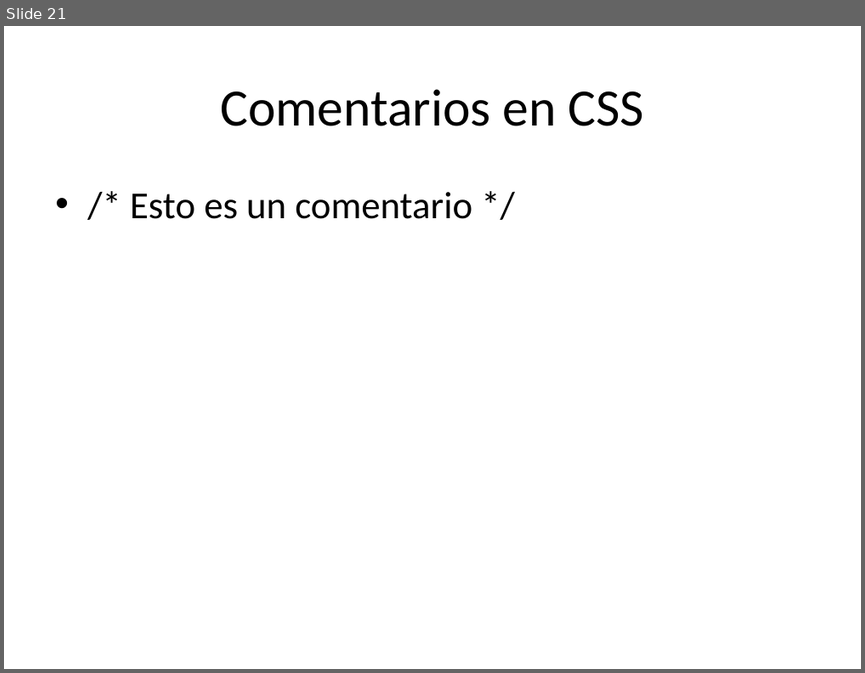
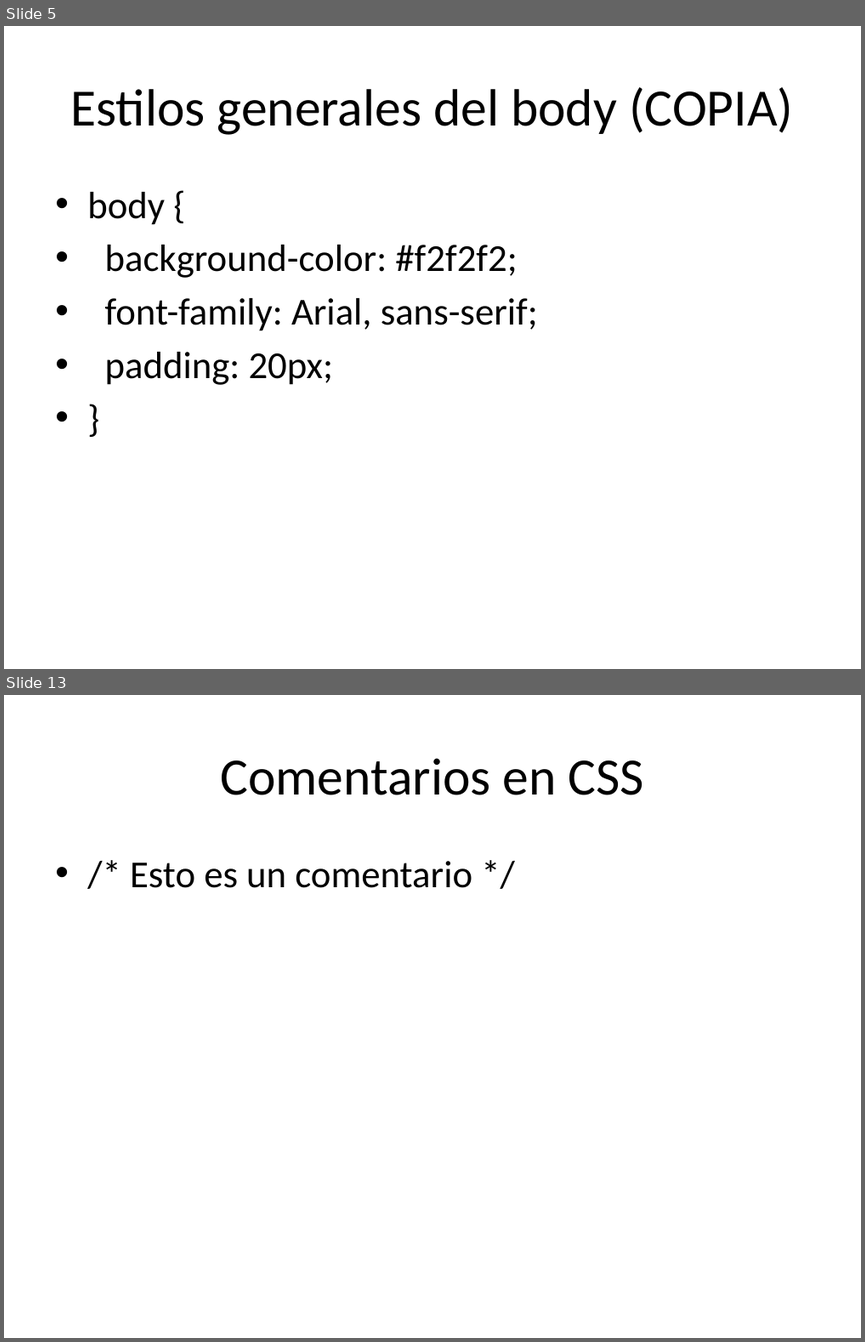
Before and after one commit to santillanlc/ImplementaPaginasWeb, a slide deck: Practica_CSS_Basico28-01-26.pptx. Shown one above the other, each under a label of ours: slide 21 before the commit, slides 5 and 13 after it; the slides between them are not shown. The pictures are 865x673 and 865x1342 pixels, drawn with LibreOffice and Linux fonts; fonts in the diff are those of the drawing. Boxes give left, top, right and bottom in pixels: in the first picture for what was removed or moved away, otherwise in the second. Text is boxed around its words. In the diff, an @@ line names an element or a change of style, - is before the commit and + after.

```diff
--- a/Practica_CSS_Basico28-01-26.pptx
+++ b/Practica_CSS_Basico28-01-26.pptx
@@ slide 5 added at (4,26,861,669), background #FFFFFF @@
@@ title added at (70,87,793,135), 44 pt, text #000000 @@
+Estilos generales del body (COPIA)
@@ text added at (87,192,538,385), 32 pt, text #000000 @@
+• body {
+• background-color: #f2f2f2;
+• font-family: Arial, sans-serif;
+• padding: 20px;
+• }
@@ what was slide 21 is now slide 13 @@
```
Also in this commit, not shown: 10 slides changed, 3 other slides added, 11 slides removed.
